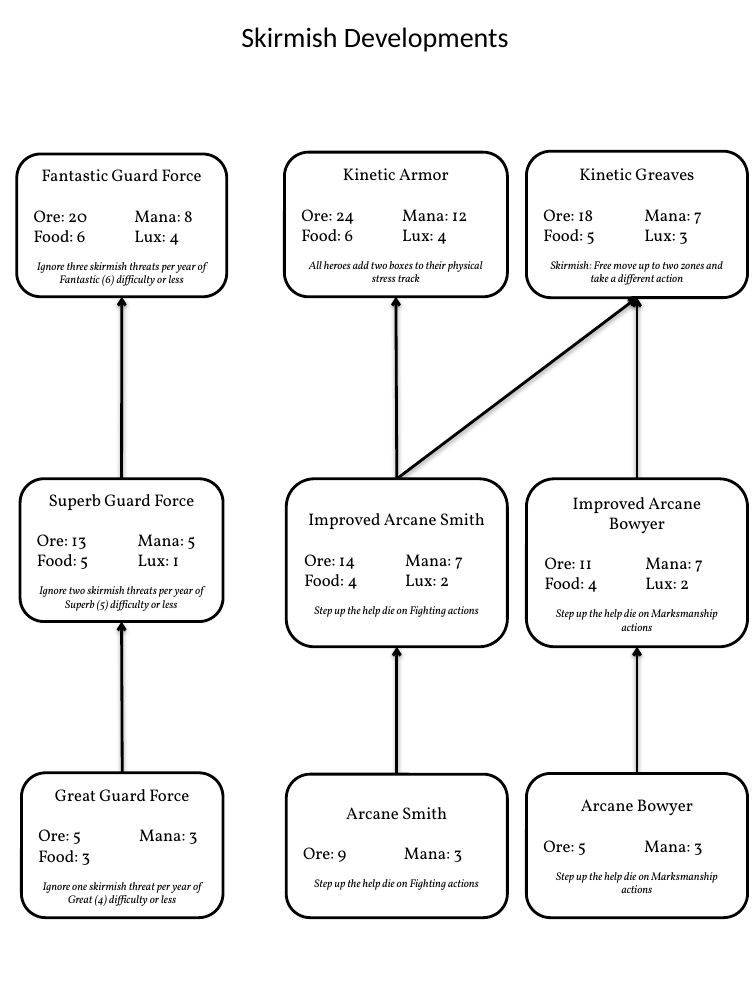
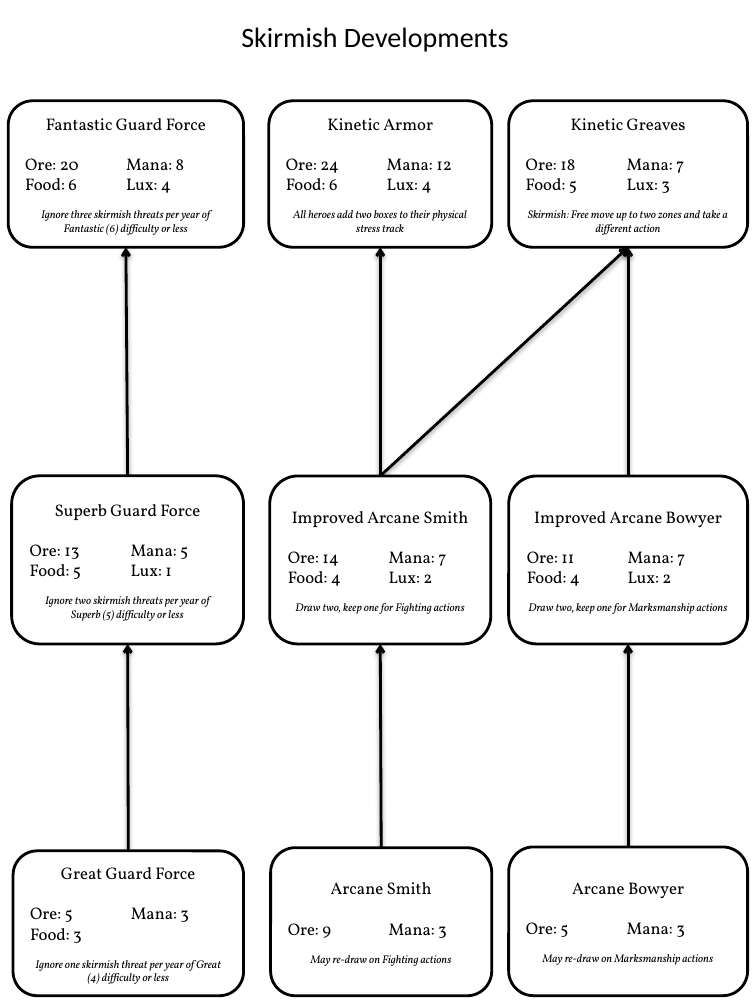
Before and after one commit to ziapeltagames/wrath-of-the-autarch, a slide deck: slide 2 of sheets/Core Sheets.pptx. Drawn at 756x1008 pixels with LibreOffice and Linux fonts; fonts in the diff are those of the drawing. Boxes give left, top, right and bottom in pixels: in the first picture for what was removed or moved away, otherwise in the second. Text is boxed around its words. In the diff, an @@ line names an element or a change of style, - is before the commit and + after.

```diff
--- a/sheets/Core Sheets.pptx
+++ b/sheets/Core Sheets.pptx
@@ rounded rectangle "Fantastic Guard Force": place and size @@
-rounded rectangle "Fantastic Guard Force" at [17,154,227,297]
+rounded rectangle "Fantastic Guard Force" at [8,101,244,247]
@@ rounded rectangle "Kinetic Armor": place and size @@
-rounded rectangle "Kinetic Armor" at [284,152,507,297]
+rounded rectangle "Kinetic Armor" at [269,101,492,247]
@@ rounded rectangle "Kinetic Greaves": place and size @@
-rounded rectangle "Kinetic Greaves" at [526,151,747,297]
+rounded rectangle "Kinetic Greaves" at [509,101,748,247]
@@ arrow moved from (122, 479) - (122, 296) to (128, 476) - (126, 247) @@
@@ arrow moved from (397, 479) - (637, 297) to (380, 476) - (628, 247) @@
@@ arrow moved from (397, 479) - (396, 296) to (380, 476) - (380, 247) @@
@@ arrow moved from (637, 479) - (637, 297) to (628, 476) - (628, 247) @@
@@ rounded rectangle "Superb Guard Force": place and size @@
-rounded rectangle "Superb Guard Force" at [20,479,223,622]
+rounded rectangle "Superb Guard Force" at [12,476,244,644]
@@ rounded rectangle "Improved Arcane Smith": place and size @@
-rounded rectangle "Improved Arcane Smith" at [286,479,507,647]
+rounded rectangle "Improved Arcane Smith" at [270,476,491,644]
@@ rounded rectangle "Improved Arcane Bowyer": place and size @@
-rounded rectangle "Improved Arcane Bowyer" at [526,479,747,647]
+rounded rectangle "Improved Arcane Bowyer" at [509,476,748,644]
@@ text in rounded rectangle at [295,603,465,614]: text changed @@
-Step up the help die on Fighting actions
+Draw two, keep one for Fighting actions
@@ text in rounded rectangle at [528,603,728,614]: text changed @@
-Step up the help die on Marksmanship actions
+Draw two, keep one for Marksmanship actions
@@ arrow moved from (122, 773) - (122, 622) to (128, 851) - (128, 644) @@
@@ arrow moved from (397, 774) - (397, 647) to (381, 848) - (380, 644) @@
@@ arrow moved from (637, 773) - (637, 647) to (628, 847) - (628, 644) @@
@@ rounded rectangle "Great Guard Force": place and size @@
-rounded rectangle "Great Guard Force" at [21,773,223,918]
+rounded rectangle "Great Guard Force" at [13,851,244,996]
@@ rounded rectangle "Arcane Smith": place and size @@
-rounded rectangle "Arcane Smith" at [286,774,507,917]
+rounded rectangle "Arcane Smith" at [271,848,492,996]
@@ rounded rectangle "Arcane Bowyer": place and size @@
-rounded rectangle "Arcane Bowyer" at [526,773,747,917]
+rounded rectangle "Arcane Bowyer" at [509,847,748,996]
@@ text in rounded rectangle at [311,955,452,966]: text changed @@
-Step up the help die on Fighting actions
+May re-draw on Fighting actions
@@ text in rounded rectangle at [543,954,713,965]: text changed @@
-Step up the help die on Marksmanship actions
+May re-draw on Marksmanship actions
```
Also in this commit, not shown: 8 other slides changed, 2 slides added, 1 slide removed, 28 other files.
